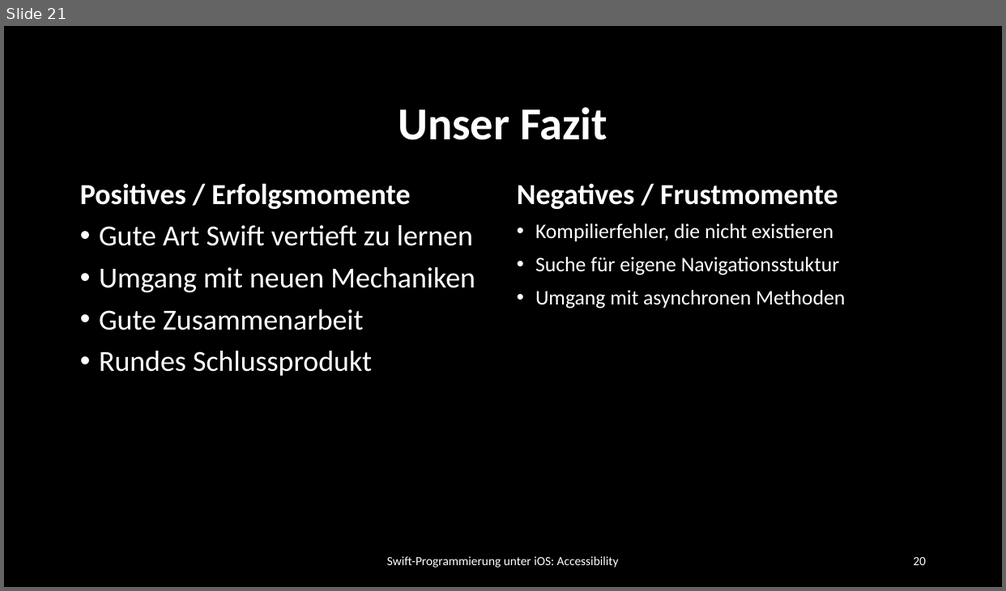
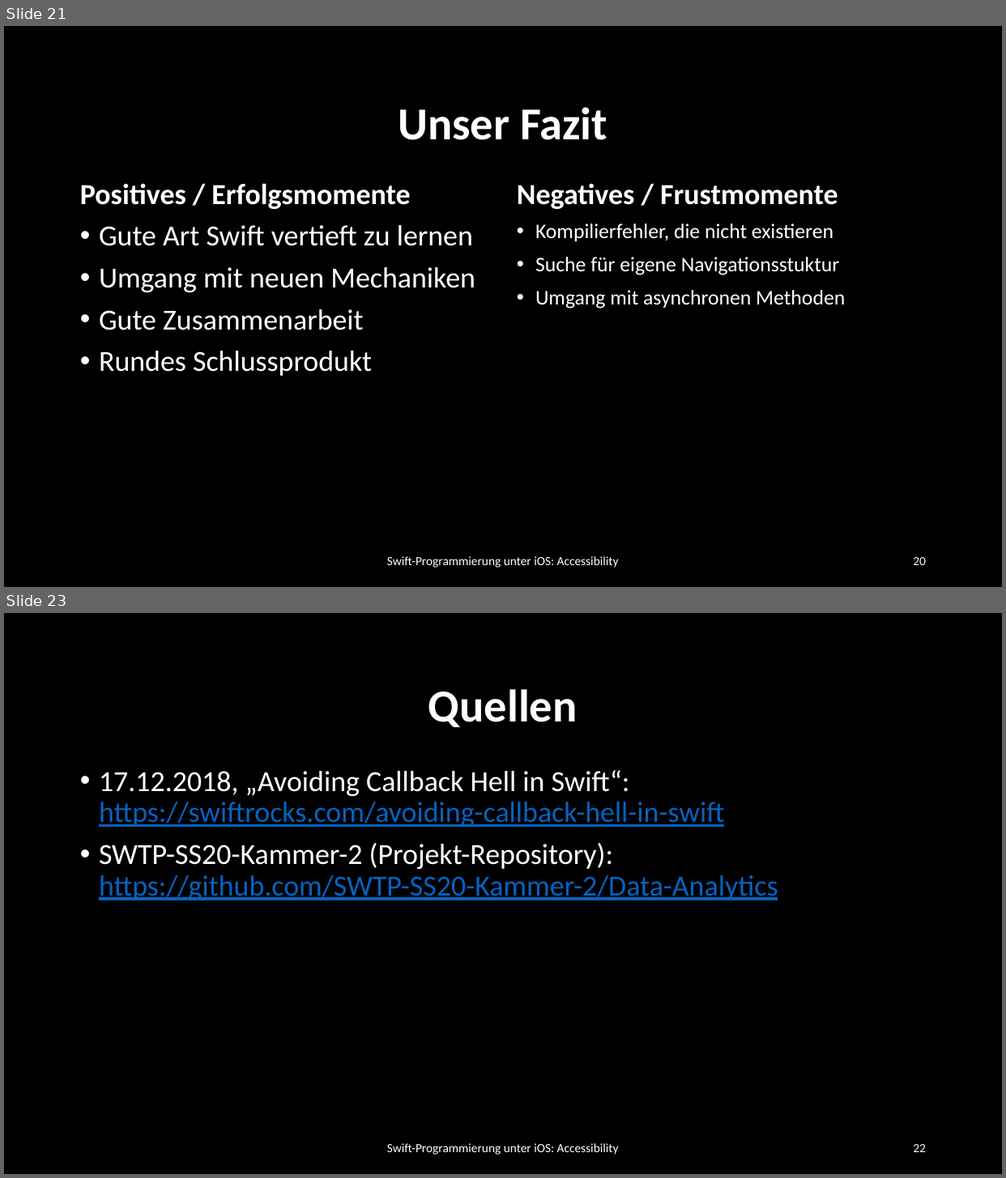
Before and after one commit to dspengler99/Quiz-With-Me, a slide deck: Präsentation/Quiz With Me.pptx. Shown one above the other, each under a label of ours: slide 21 before the commit, slides 21 and 23 after it; the slides between them are not shown. The pictures are 1006x591 and 1006x1178 pixels, drawn with LibreOffice and Linux fonts; fonts in the diff are those of the drawing; background and template pictures are left out. Boxes give left, top, right and bottom in pixels: in the first picture for what was removed or moved away, otherwise in the second. Text is boxed around its words. In the diff, an @@ line names an element or a change of style, - is before the commit and + after.

```diff
--- a/Präsentation/Quiz With Me.pptx
+++ b/Präsentation/Quiz With Me.pptx
@@ slide 23 added at [4, 613, 1002, 1174], background #000000 @@
@@ title added at [428, 689, 577, 727], 44 pt, text #FFFFFF, bold @@
+Quellen
@@ text added at [99, 770, 778, 901], 28 pt, text #0563C1, underline @@
+• 17.12.2018, „Avoiding Callback Hell in Swift“:
+  https://swiftrocks.com/avoiding-callback-hell-in-swift
+• SWTP-SS20-Kammer-2 (Projekt-Repository):
+  https://github.com/SWTP-SS20-Kammer-2/Data-Analytics
@@ text added at [387, 1144, 619, 1155], 12 pt, text #FFFFFF @@
+Swift-Programmierung unter iOS: Accessibility
@@ page number added at [913, 1144, 926, 1152], 12 pt, text #FFFFFF @@
+22
```
Also in this commit, not shown: 1 other slide added.
